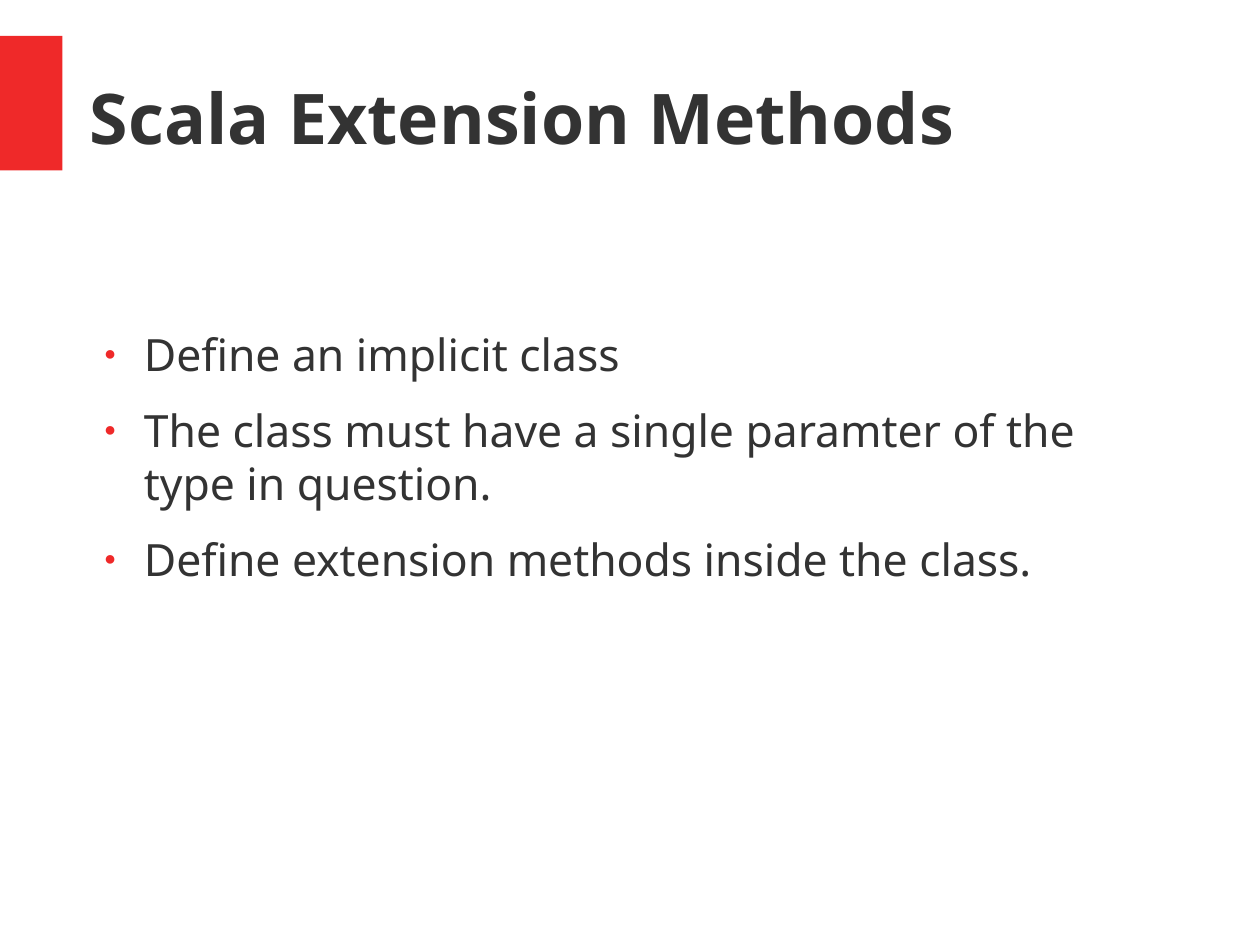
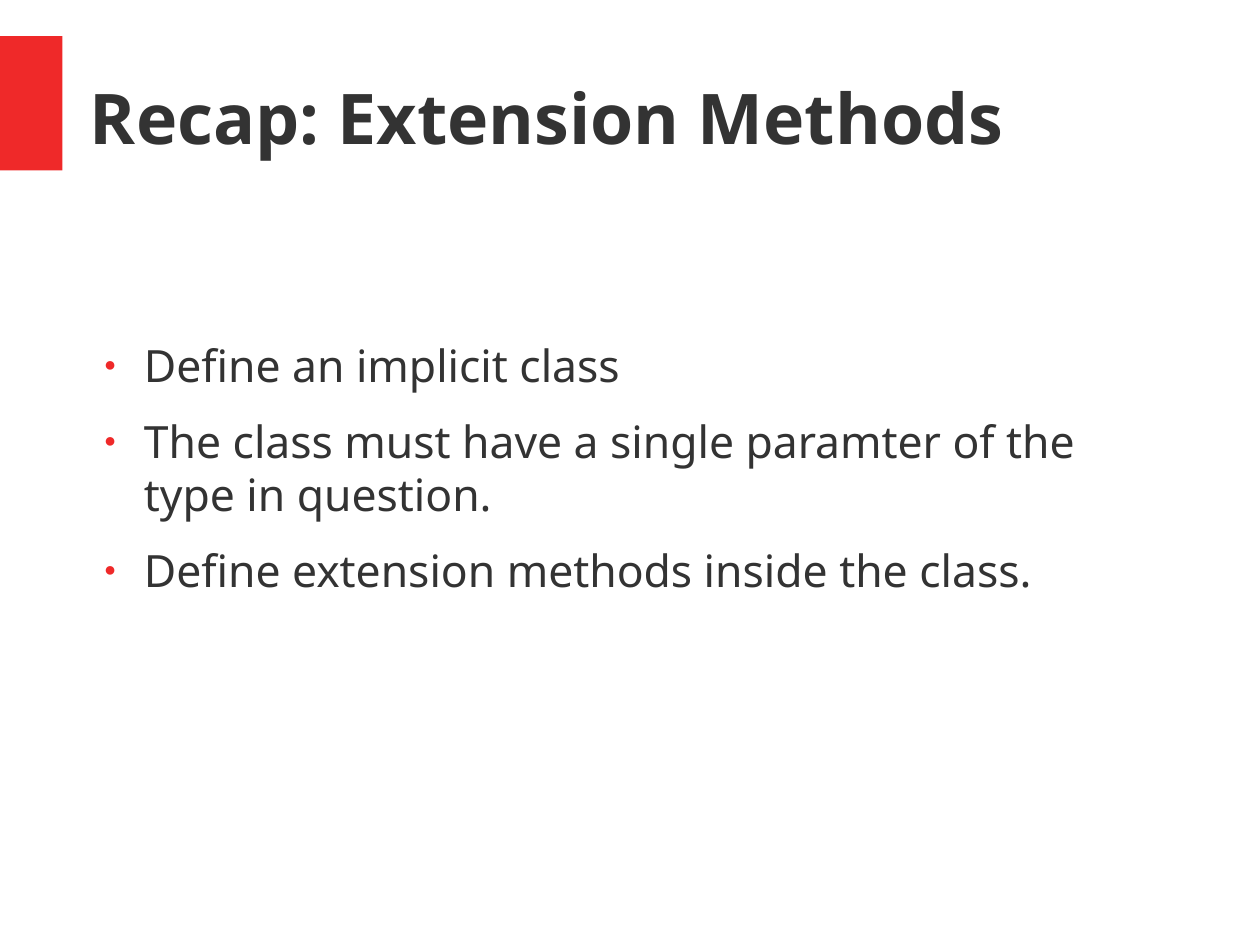
Before and after one commit to hermannhueck/typeclasses, a slide deck: slide 5 of Slides/TypeClasses.pptx (slide 3 before the commit). Drawn at 1260x945 pixels with LibreOffice and Linux fonts; fonts in the diff are those of the drawing. Boxes give left, top, right and bottom in pixels: in the first picture for what was removed or moved away, otherwise in the second. Text is boxed around its words. In the diff, an @@ line names an element or a change of style, - is before the commit and + after.

```diff
--- a/Slides/TypeClasses.pptx
+++ b/Slides/TypeClasses.pptx
@@ text at [90, 91, 1003, 161]: text changed @@
-Scala Extension Methods
+Recap: Extension Methods
@@ text "Define an implicit class": place and size @@
-text "Define an implicit class" at [144, 337, 1075, 577]
+text "Define an implicit class" at [144, 348, 1075, 588]
```
Also in this commit, not shown: 15 other slides changed, 3 slides added, 1 other file.
